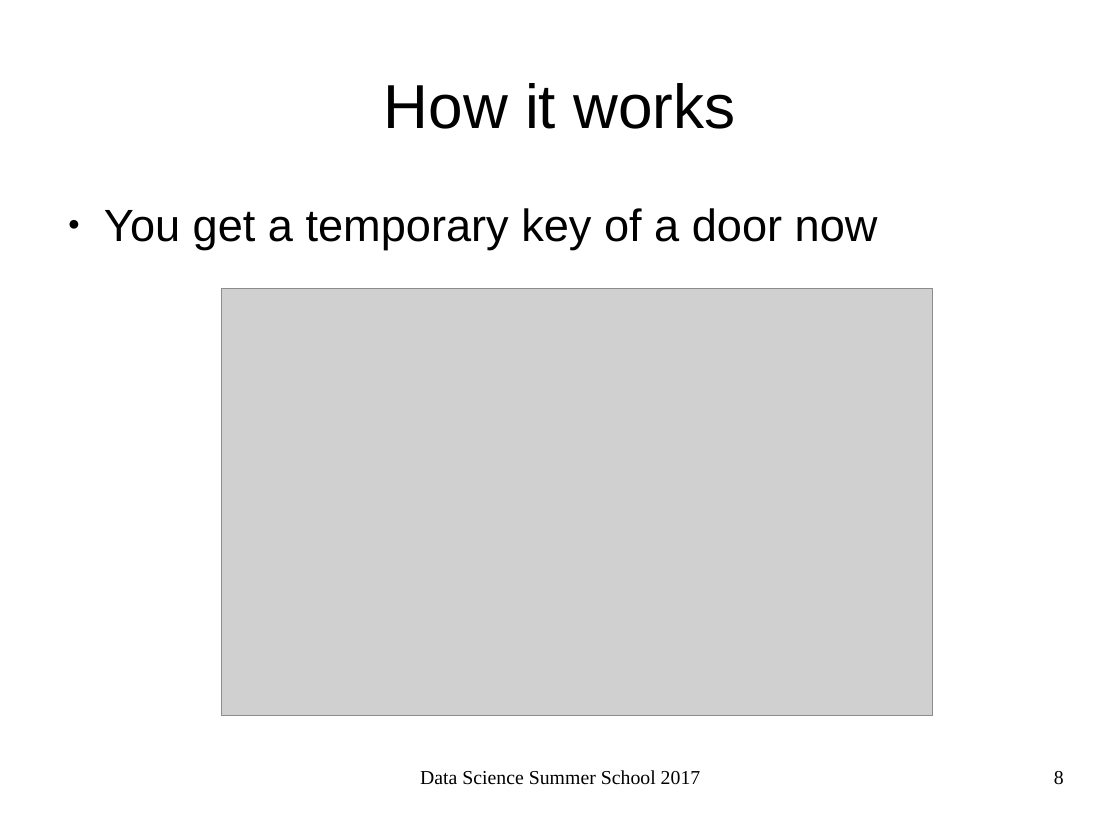
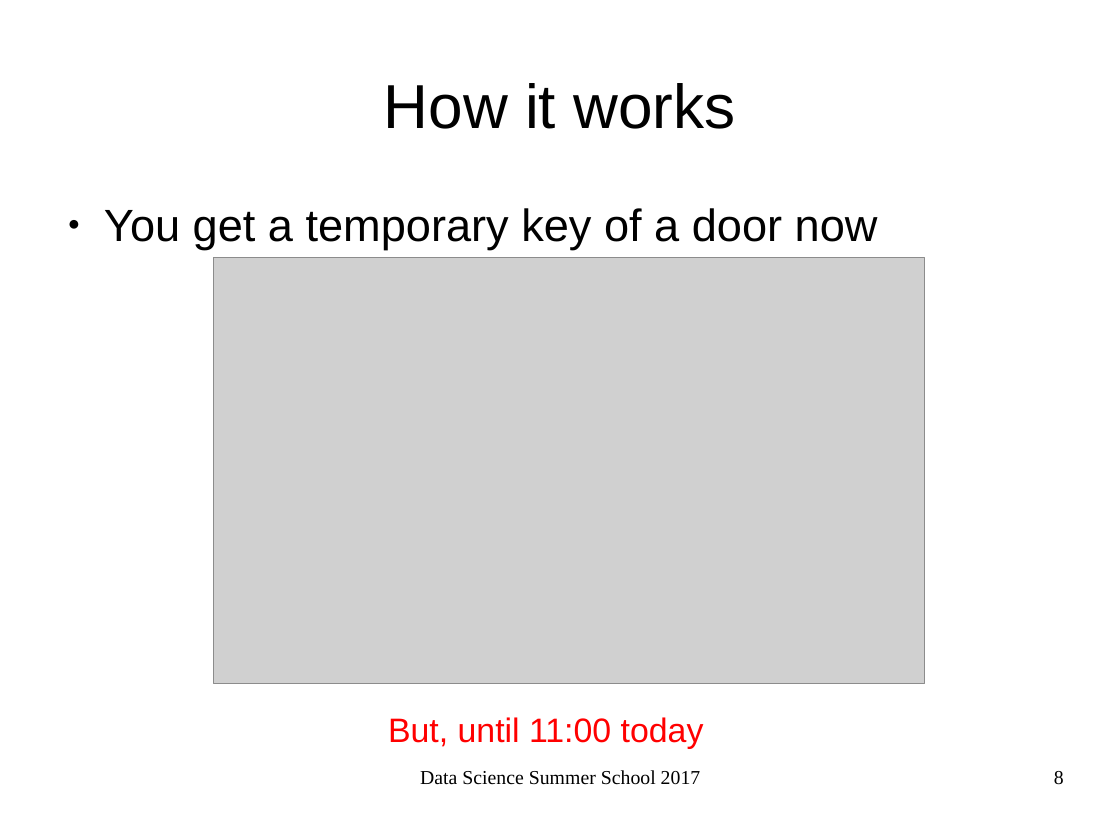
Before and after one commit to GenKawamura/DataScienceSummerSchool_ATLAS_2017, a slide deck: slide 8 of slides/hep_big_data_analysis_example_and_hands_on-2_2017.odp. Drawn at 1120x840 pixels with LibreOffice and Linux fonts; fonts in the diff are those of the drawing; grey boxes stand for pictures. Boxes give left, top, right and bottom in pixels: in the first picture for what was removed or moved away, otherwise in the second. Text is boxed around its words. In the diff, an @@ line names an element or a change of style, - is before the commit and + after.

```diff
--- a/slides/hep_big_data_analysis_example_and_hands_on-2_2017.odp
+++ b/slides/hep_big_data_analysis_example_and_hands_on-2_2017.odp
@@ picture: place and size @@
-picture at (222,289,933,715)
+picture at (213,257,925,684)
@@ text added at (388,717,704,749), 24 pt, text #FF0000 @@
+But, until 11:00 today
```
Also in this commit, not shown: 1 other slide changed, 1 slide added, 3 other files.
